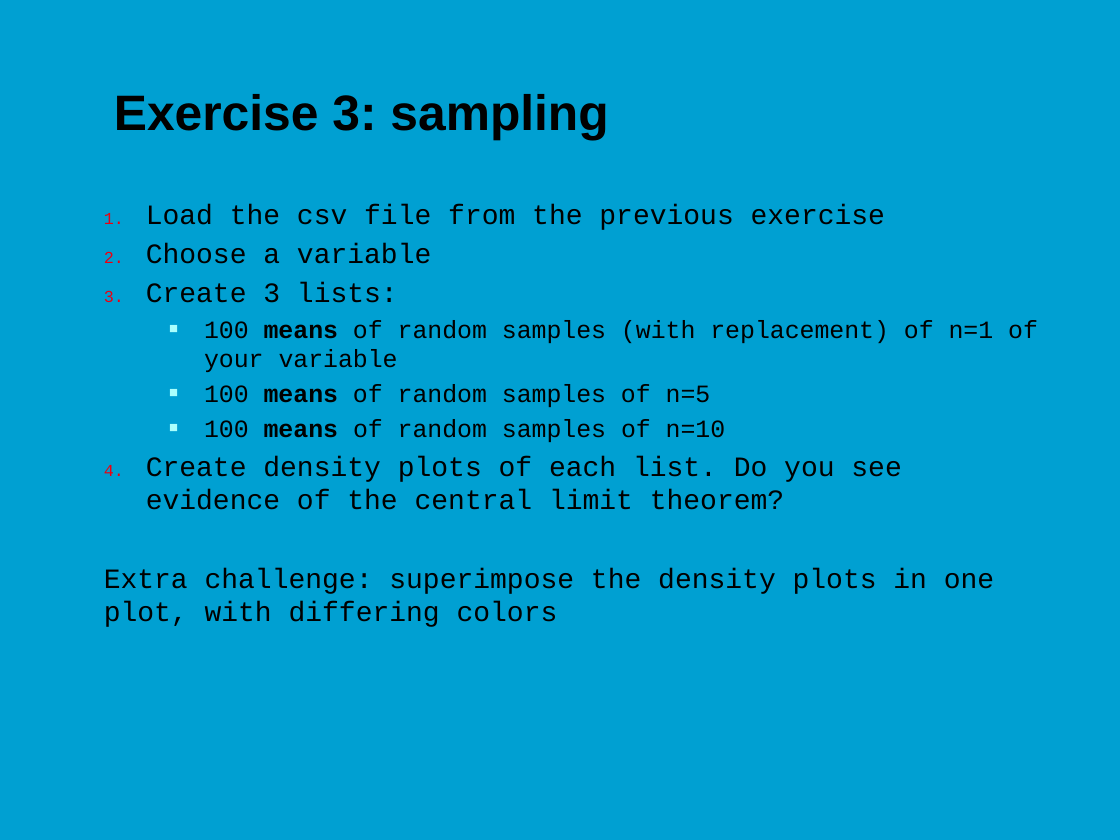
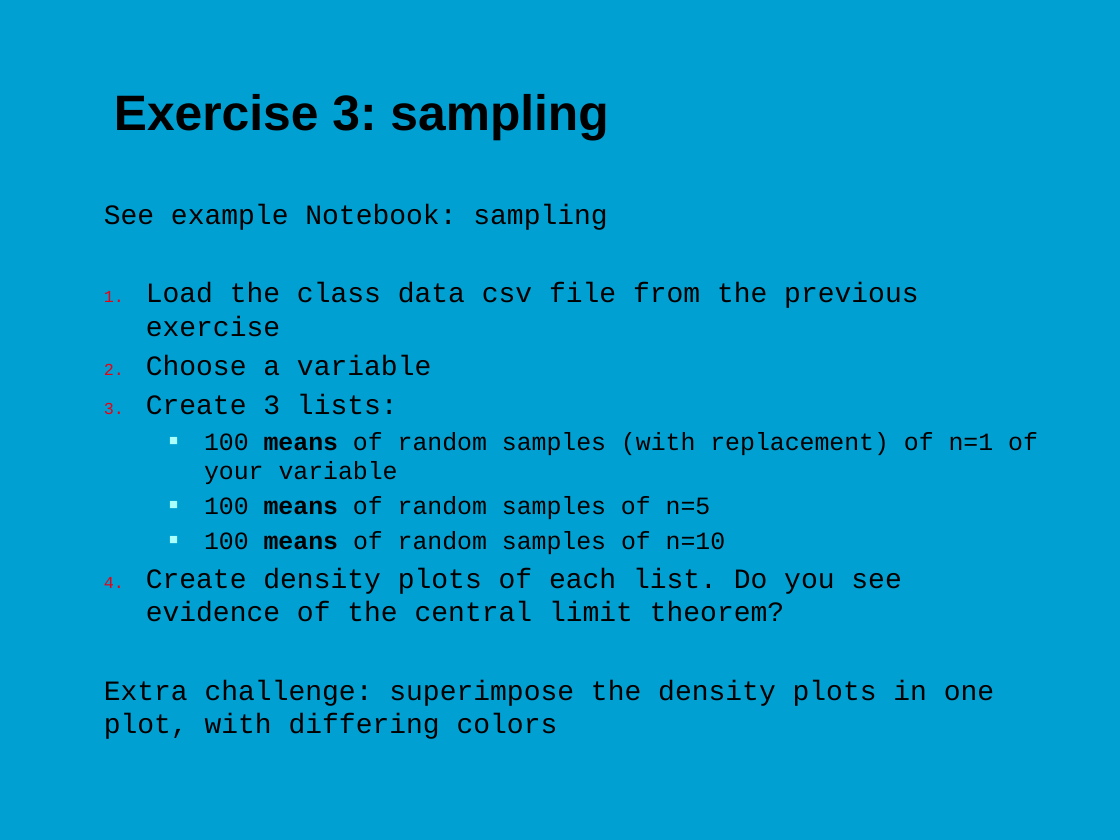
Before and after one commit to jonasmoons/data-driven-learning, a slide deck: slide 30 of slides/ddl-w4l1.pptx. Drawn at 1120x840 pixels with LibreOffice and Linux fonts; fonts in the diff are those of the drawing; background and template pictures are left out. Boxes give left, top, right and bottom in pixels: in the first picture for what was removed or moved away, otherwise in the second. Text is boxed around its words. In the diff, an @@ line names an element or a change of style, - is before the commit and + after.

```diff
--- a/slides/ddl-w4l1.pptx
+++ b/slides/ddl-w4l1.pptx
@@ text at [104, 204, 918, 337]: text changed @@
-1. Load the csv file from the previous exercise
+See example Notebook: sampling
+1. Load the class data csv file from the previous exercise
```
Also in this commit, not shown: 5 other slides changed, 9 other files.
